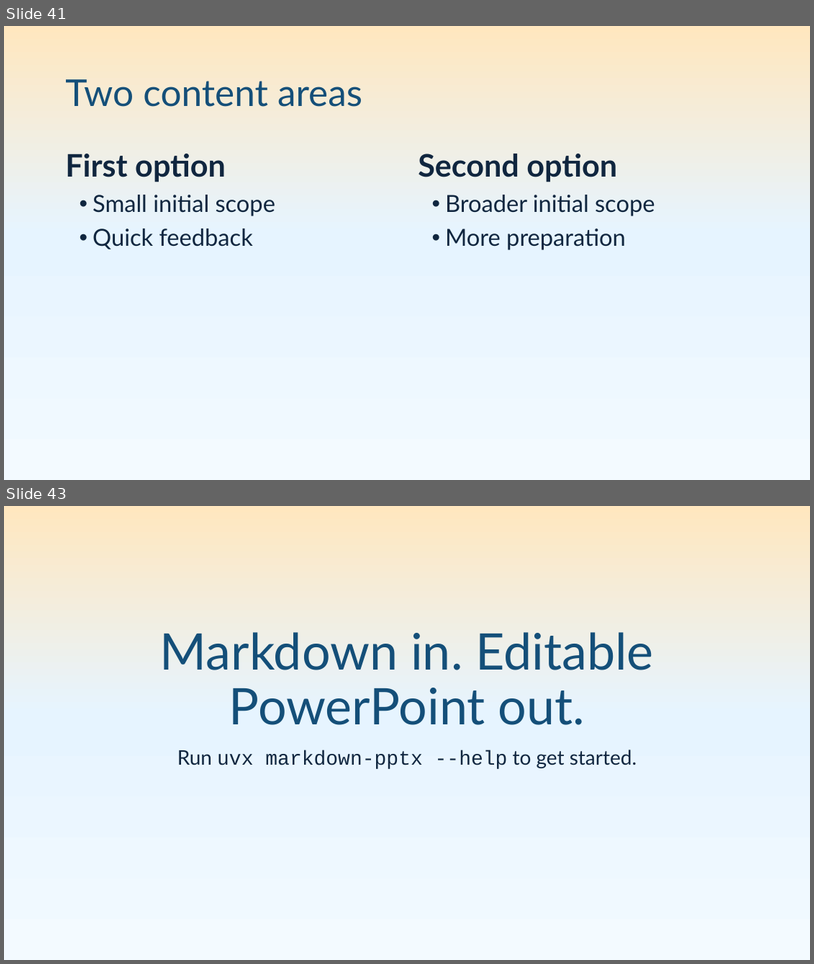
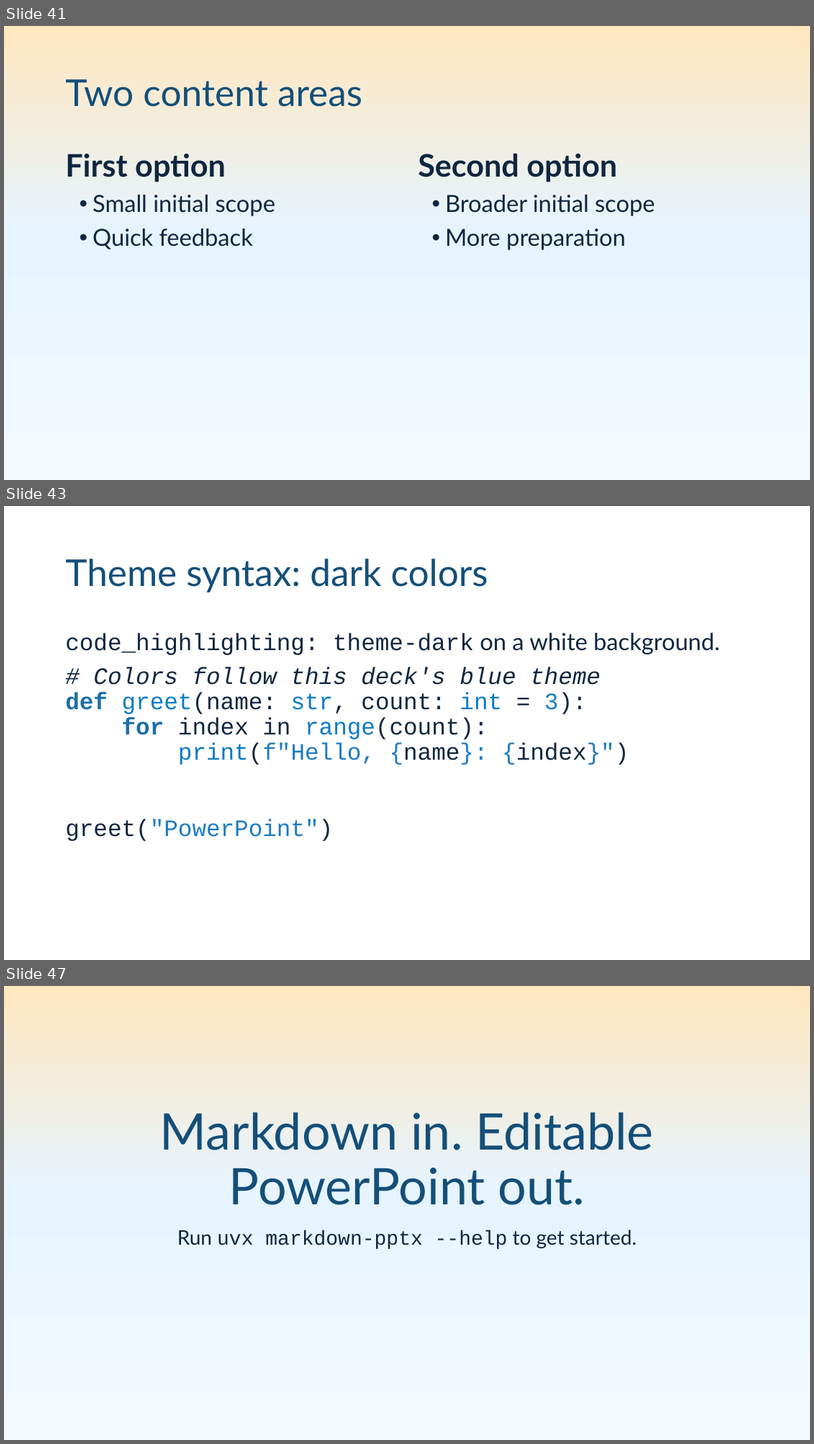
Before and after one commit to pseudosavant/markdown-pptx, a slide deck: sample/showcase.pptx. Shown one above the other, each under a label of ours: slides 41 and 43 before the commit, slides 41, 43 and 47 after it; the slides between them are not shown. The pictures are 814x964 and 814x1444 pixels, drawn with LibreOffice and Linux fonts; fonts in the diff are those of the drawing. Boxes give left, top, right and bottom in pixels: in the first picture for what was removed or moved away, otherwise in the second. Text is boxed around its words. In the diff, an @@ line names an element or a change of style, - is before the commit and + after.

Commit message:
Add optional theme syntax colors with contrast analysis

```diff
--- a/sample/showcase.pptx
+++ b/sample/showcase.pptx
@@ slide 43 added at [4, 506, 810, 960], background #FFFFFF @@
@@ title added at [65, 559, 489, 592], 44 pt, text #144F79 @@
+Theme syntax: dark colors
@@ text added at [65, 633, 720, 841], 28 pt, text #10263F @@
+code_highlighting: theme-dark on a white background.
+# Colors follow this deck's blue theme
+def greet(name: str, count: int = 3):
+for index in range(count):
+print(f"Hello, {name}: {index}")
+greet("PowerPoint")
@@ what was slide 43 is now slide 47 @@
```
Also in this commit, not shown: 3 other slides added, 16 other files.
